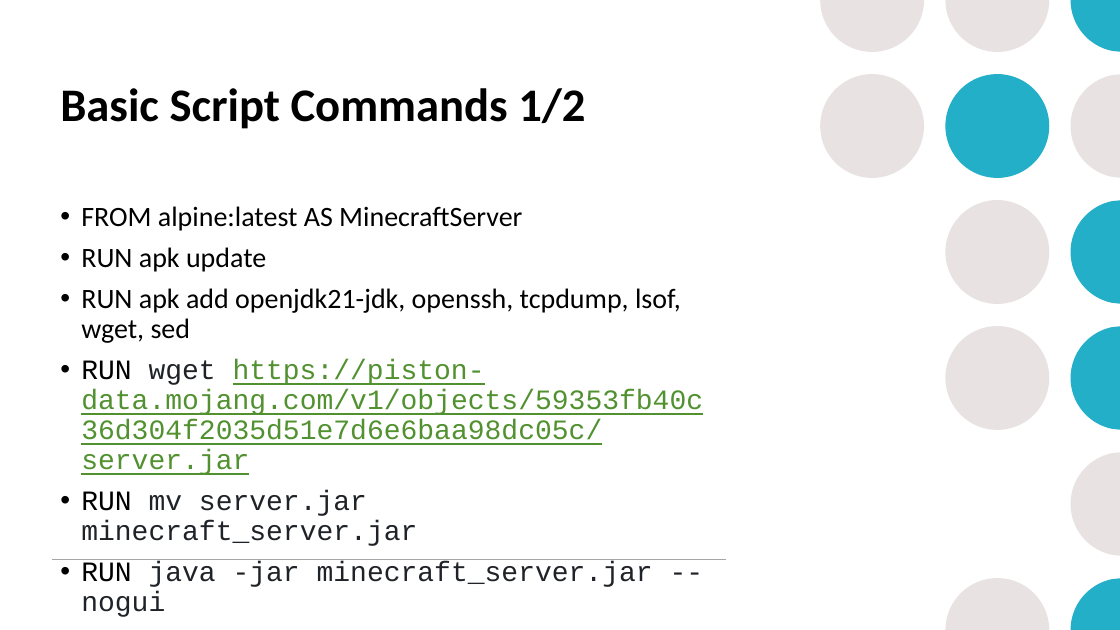
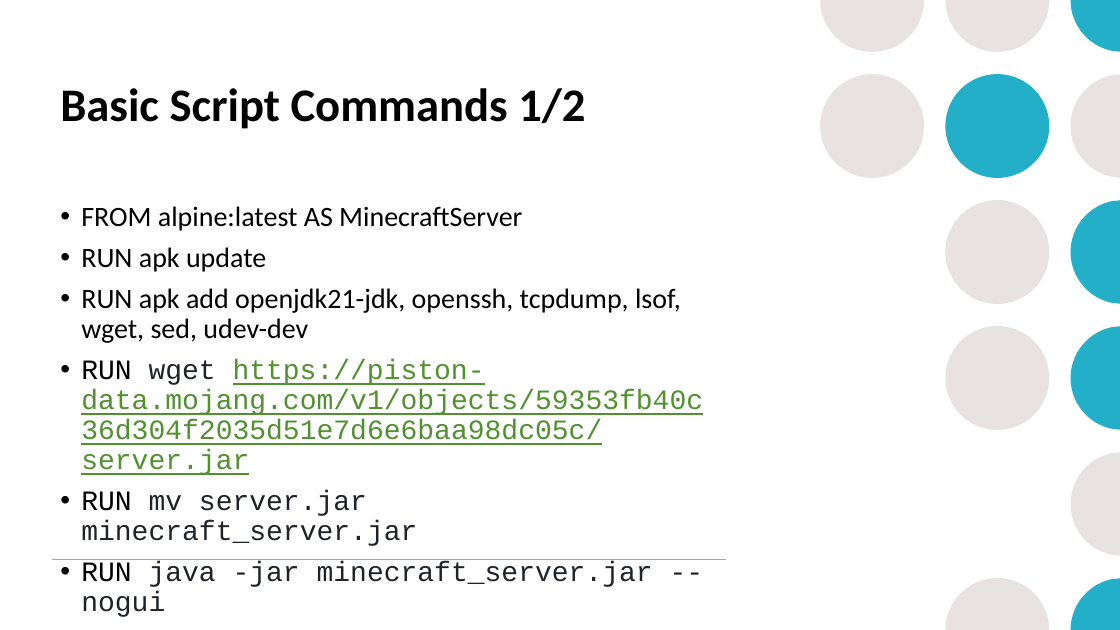
Before and after one commit to mrobbeloth/Lectures, a slide deck: slide 32 of Minecraft/Learning DevOps Through Minecraft.pptx. Drawn at 1120x630 pixels with LibreOffice and Linux fonts; fonts in the diff are those of the drawing. Boxes give left, top, right and bottom in pixels: in the first picture for what was removed or moved away, otherwise in the second. Text is boxed around its words. In the diff, an @@ line names an element or a change of style, - is before the commit and + after.

```diff
--- a/Minecraft/Learning DevOps Through Minecraft.pptx
+++ b/Minecraft/Learning DevOps Through Minecraft.pptx
@@ text at (x1=81, y1=288, x2=681, y2=343): text changed @@
-• RUN apk add openjdk21-jdk, openssh, tcpdump, lsof, wget, sed
+• RUN apk add openjdk21-jdk, openssh, tcpdump, lsof, wget, sed, udev-dev
```
Also in this commit, not shown: 3 other slides changed, 5 slides added, 2 slides removed.
